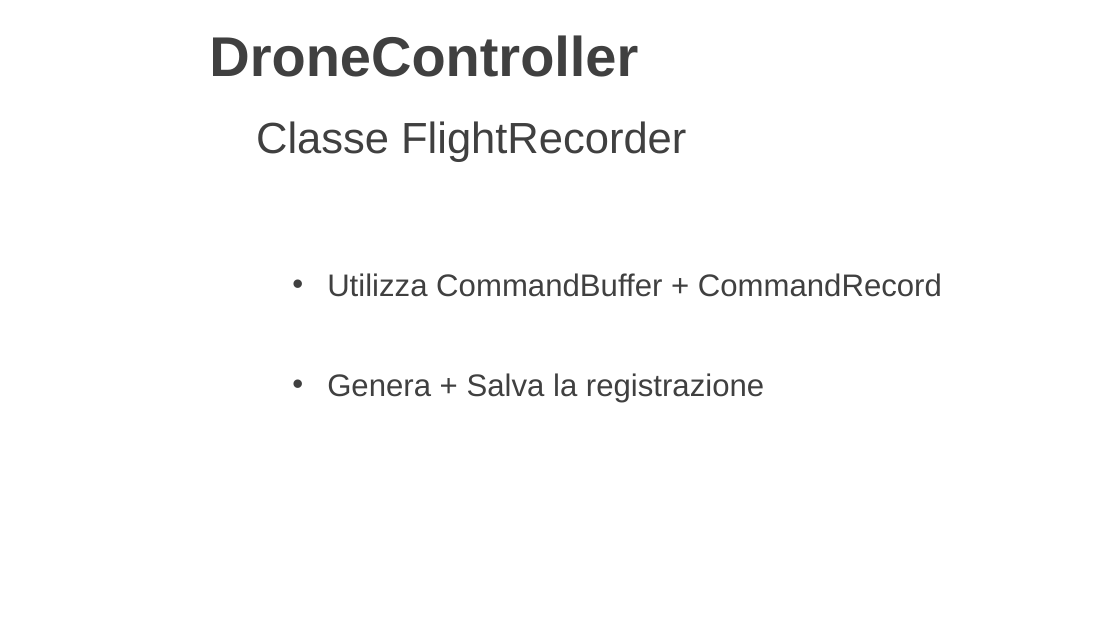
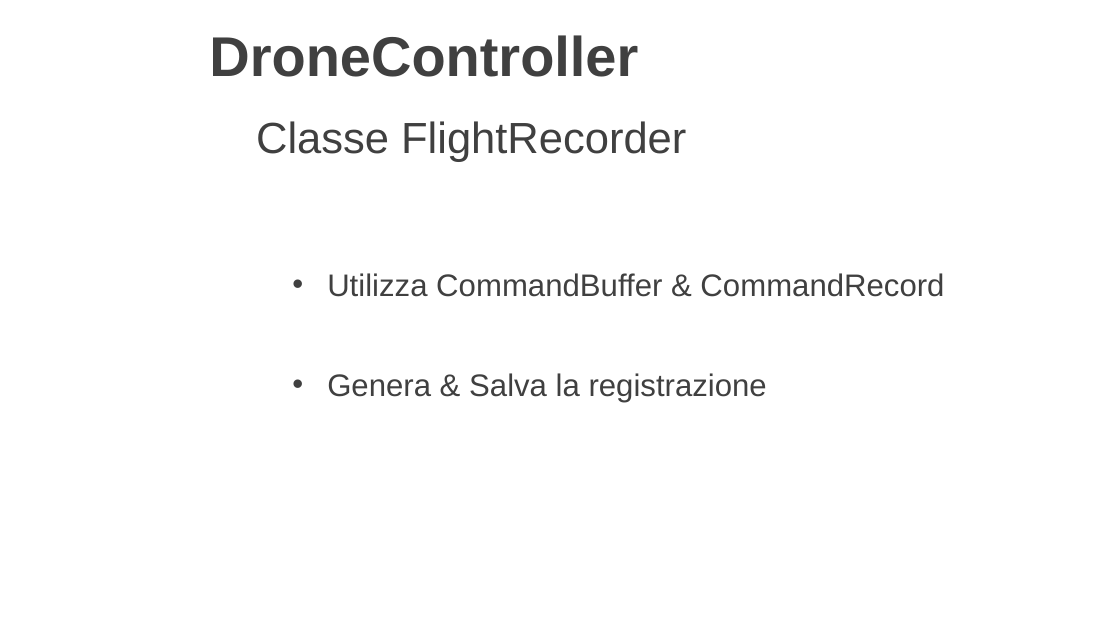
Before and after one commit to LuMug/DroneControlSystem, a slide deck: slide 29 of docs/Presentazione.pptx (slide 23 before the commit). Drawn at 1120x630 pixels with LibreOffice and Linux fonts; fonts in the diff are those of the drawing; background and template pictures are left out. Boxes give left, top, right and bottom in pixels: in the first picture for what was removed or moved away, otherwise in the second. Text is boxed around its words. In the diff, an @@ line names an element or a change of style, - is before the commit and + after.

Commit message:
Update

```diff
--- a/docs/Presentazione.pptx
+++ b/docs/Presentazione.pptx
@@ text at bbox=[327, 273, 944, 402]: text changed @@
-• Utilizza CommandBuffer + CommandRecord
-• Genera + Salva la registrazione
+• Utilizza CommandBuffer & CommandRecord
+• Genera & Salva la registrazione
```
Also in this commit, not shown: 4 other slides changed, 6 slides added.
